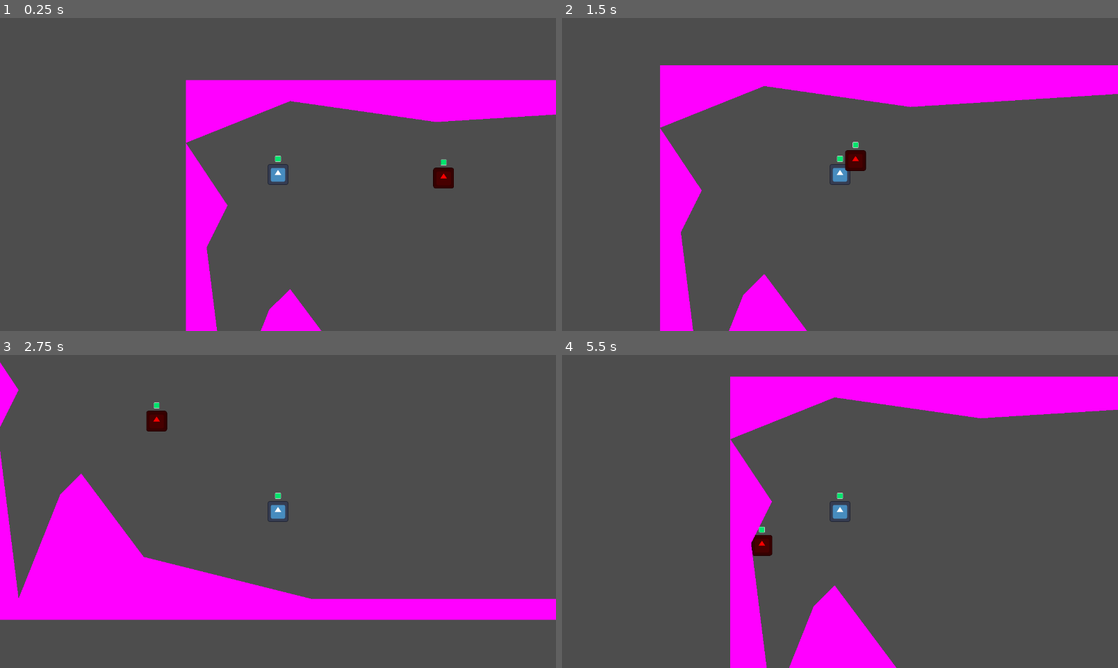
Above: before the commit, frames 1-4 (two rows, left to right).
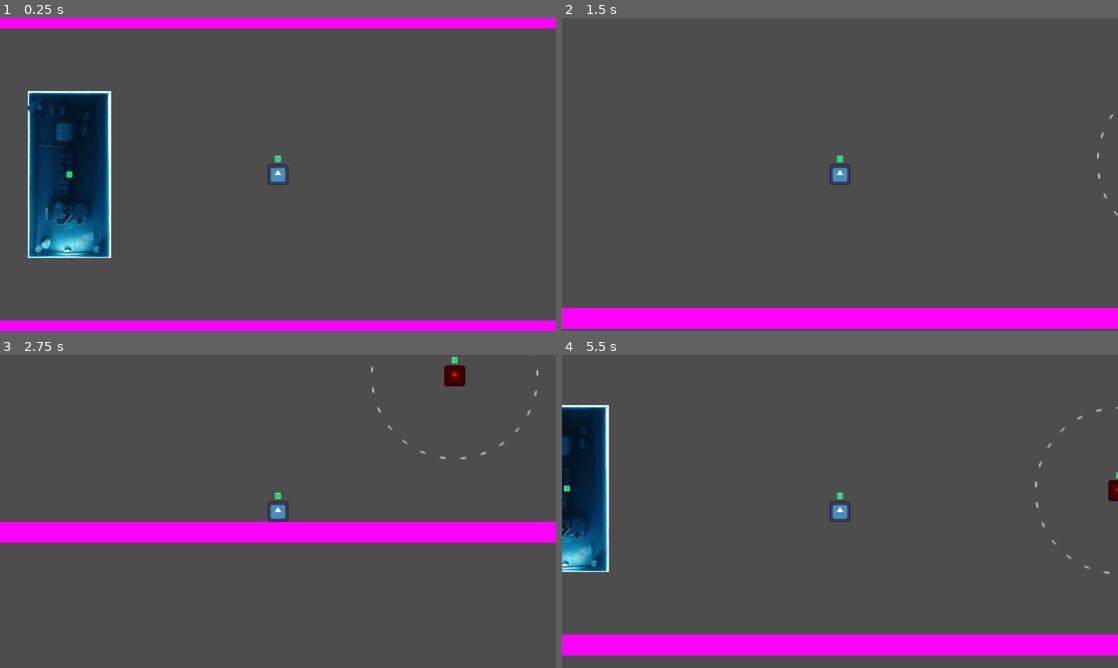
Above: after the commit, the same moments.

Repository: squiffel/slushie-defense
Game: Godot game, scene res://Levels/Level1.tscn
Two runs of this game, one before a commit and one after it. Both use one fixed random seed, a clock stepped at 60 frames per second and the inputs below. The engine's default icon, where the game draws it, is replaced by a stand-in: a white triangle on a blue panel in a dark square.
Inputs:
- Up to frame 1 (0.25 s): no input
- Up to frame 2 (1.5 s): hold Right (ui_right) 0.53-1.28 s; hold Down (ui_down) from 1.28 s (still down)
- Up to frame 3 (2.75 s): release Down (ui_down) at 2.03 s; hold Right (ui_right) from 2.03 s (still down)
- Up to frame 4 (5.5 s): release Right (ui_right) at 2.78 s; hold Up (ui_up) 2.78-3.53 s; hold Left (ui_left) 3.53-5.03 s; hold Down (ui_down) from 5.03 s (still down)

The runs differ from the first frame. In frame 1, 25% of the frame differs, in the area x 0-100%, y 0-100%; in frame 2, 19%; in frame 3, 21%; in frame 4, 23%.

Commit message:
Gas Station Added

Diff:
--- a/Entities/Enemy/Enemy.gd
+++ b/Entities/Enemy/Enemy.gd
@@ -4,7 +4,7 @@
 @onready var health_ui_progress_bar : ProgressBar = $Healthbar
 
 # Physics
-@export var MAX_SPEED : float = 200
+@export var MAX_SPEED : float = 100
 var ACCELERATION : float = 2000
 var motion : Vector2 = Vector2.ZERO # Equaliant to Vector2(0,0)
 
@@ -13,13 +13,21 @@
 var ai_attack_node_list : Array = []
 
 # How far the enemy can see
-@export var vision_range : int = 256
+@export var vision_radius : int = 256
+@export var show_vision_radius : bool = true
 @onready var vision_collider : CollisionShape2D = $Area2D/CollisionShape2D
+@onready var vision_sprite : Sprite2D = $Area2D/VisionCircle
 
 # Initialize
 func _ready():
 	# Update the enemy vision radius -- Right now it is just a circle
-	vision_collider.shape.radius = vision_range
+	vision_collider.shape.radius = vision_radius
+	# Show vision
+	if show_vision_radius:
+		var sprite_width : float = 128.0
+		var vision_diameter : float = vision_radius * 2.0
+		var sprite_scale : float = vision_diameter / sprite_width
+		vision_sprite.scale = Vector2(sprite_scale, sprite_scale)
 
 # Called every frame
 func _physics_process(delta):
--- a/Entities/Enemy/Enemy.tscn
+++ b/Entities/Enemy/Enemy.tscn
@@ -1,8 +1,9 @@
-[gd_scene load_steps=6 format=3 uid="uid://digh6puar70w0"]
+[gd_scene load_steps=7 format=3 uid="uid://digh6puar70w0"]
 
 [ext_resource type="Script" path="res://Entities/Enemy/Enemy.gd" id="1_ff1tq"]
 [ext_resource type="Texture2D" uid="uid://b0h3v5r3o5arf" path="res://icon.svg" id="2_wdrna"]
 [ext_resource type="PackedScene" uid="uid://bvke1fhsiyvft" path="res://Entities/Health/HealthBar.tscn" id="3_2jk0x"]
+[ext_resource type="Texture2D" uid="uid://cqq1ir1pgg75q" path="res://Sprites/Circles/128x128-DottedCircle.png" id="3_jff1g"]
 
 [sub_resource type="CapsuleShape2D" id="CapsuleShape2D_d6nnc"]
 radius = 32.0
@@ -18,7 +19,7 @@
 z_index = 1
 shape = SubResource("CapsuleShape2D_d6nnc")
 
-[node name="Sprite2D" type="Sprite2D" parent="."]
+[node name="CharacterSprite" type="Sprite2D" parent="."]
 self_modulate = Color(1, 0, 0, 1)
 scale = Vector2(0.5, 0.5)
 texture = ExtResource("2_wdrna")
@@ -28,6 +29,9 @@
 [node name="CollisionShape2D" type="CollisionShape2D" parent="Area2D"]
 shape = SubResource("CircleShape2D_hdjo8")
 
+[node name="VisionCircle" type="Sprite2D" parent="Area2D"]
+texture = ExtResource("3_jff1g")
+
 [node name="Healthbar" parent="." instance=ExtResource("3_2jk0x")]
 offset_top = -56.0
 offset_bottom = -24.0
--- /dev/null
+++ b/Entities/GasStation/GasStation.tscn
@@ -0,0 +1,21 @@
+[gd_scene load_steps=4 format=3 uid="uid://cbh4r2md7pw53"]
+
+[ext_resource type="Texture2D" uid="uid://b83jqnilk1odw" path="res://Entities/GasStation/Sprites/GasStationRoofPlaceholder.png" id="1_fmeqv"]
+[ext_resource type="PackedScene" uid="uid://bvke1fhsiyvft" path="res://Entities/Health/HealthBar.tscn" id="2_kpqkr"]
+
+[sub_resource type="RectangleShape2D" id="RectangleShape2D_l7d4t"]
+size = Vector2(256, 512)
+
+[node name="GasStation" type="Node2D"]
+
+[node name="StaticBody2D" type="StaticBody2D" parent="."]
+
+[node name="CollisionShape2D" type="CollisionShape2D" parent="StaticBody2D"]
+shape = SubResource("RectangleShape2D_l7d4t")
+
+[node name="Sprite2DRoof" type="Sprite2D" parent="."]
+rotation = -1.5708
+scale = Vector2(2, 2)
+texture = ExtResource("1_fmeqv")
+
+[node name="Healthbar" parent="." instance=ExtResource("2_kpqkr")]
--- a/Entities/Player/Player.tscn
+++ b/Entities/Player/Player.tscn
@@ -15,7 +15,7 @@
 z_index = 1
 shape = SubResource("CapsuleShape2D_nfwq5")
 
-[node name="Sprite2D" type="Sprite2D" parent="."]
+[node name="CharacterSprite" type="Sprite2D" parent="."]
 scale = Vector2(0.5, 0.5)
 texture = ExtResource("2_yiw4i")
 
--- a/Levels/Level1.tscn
+++ b/Levels/Level1.tscn
@@ -1,27 +1,31 @@
-[gd_scene load_steps=5 format=3 uid="uid://chejjmfnqqb3"]
+[gd_scene load_steps=6 format=3 uid="uid://chejjmfnqqb3"]
 
 [ext_resource type="PackedScene" uid="uid://d05a21782kpoa" path="res://Entities/Camera/Camera.tscn" id="1_0xhkv"]
 [ext_resource type="PackedScene" uid="uid://bj2450c708xsx" path="res://Entities/Player/Player.tscn" id="1_46qfd"]
 [ext_resource type="PackedScene" uid="uid://digh6puar70w0" path="res://Entities/Enemy/Enemy.tscn" id="2_50snc"]
 [ext_resource type="Script" path="res://Utilities/VisiblePolygon2DColliders.gd" id="4_4bbal"]
+[ext_resource type="PackedScene" uid="uid://cbh4r2md7pw53" path="res://Entities/GasStation/GasStation.tscn" id="5_0xu7d"]
 
 [node name="Level1" type="Node2D"]
 
 [node name="Camera" parent="." instance=ExtResource("1_0xhkv")]
 
 [node name="Player" parent="." instance=ExtResource("1_46qfd")]
-position = Vector2(283, 289)
+position = Vector2(960, 512)
 motion_mode = 1
 
 [node name="Enemy" parent="." instance=ExtResource("2_50snc")]
-position = Vector2(833, 300)
+position = Vector2(2560, 512)
 motion_mode = 1
 
 [node name="StaticBody2D" type="StaticBody2D" parent="."]
 
 [node name="CollisionPolygon2D" type="CollisionPolygon2D" parent="StaticBody2D"]
-polygon = PackedVector2Array(0, 0, 1920, 0, 1920, 1088, 0, 1088, 0, 192, 128, 384, 64, 512, 128, 1024, 256, 704, 320, 640, 512, 896, 1024, 1024, 1792, 1024, 1792, 320, 1792, 64, 768, 128, 320, 64, 0, 192)
+polygon = PackedVector2Array(0, 0, 3072, 0, 3072, 1024, 0, 1024, 0, 64, 64, 64, 64, 960, 3008, 960, 3008, 64, 0, 64)
 
 [node name="Polygon2D" type="Polygon2D" parent="StaticBody2D/CollisionPolygon2D"]
 color = Color(1, 0, 1, 1)
 script = ExtResource("4_4bbal")
+
+[node name="GasStation" parent="." instance=ExtResource("5_0xu7d")]
+position = Vector2(320, 512)
Binary file added: Entities/GasStation/Sprites/GasStationRoofPlaceholder.png
Not shown, added: Entities/GasStation/Sprites/GasStationRoofPlaceholder.png.import
Binary file added: Sprites/Circles/128x128-DottedCircle.png
Not shown, added: Sprites/Circles/128x128-DottedCircle.png.import
